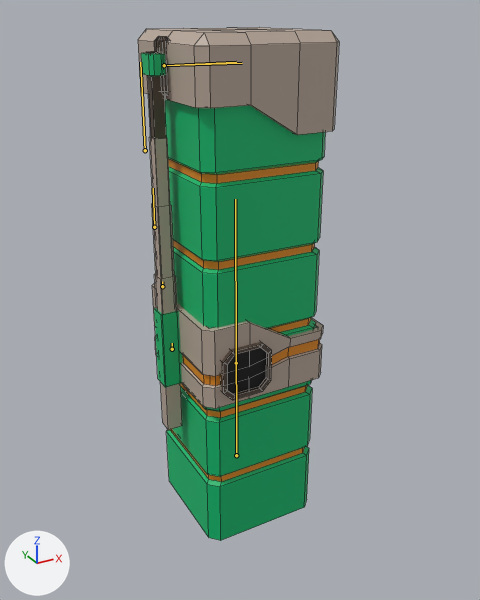
Before and after pictures for a commit that changed the FBX model Assets/Exports/BotFactoryAnim.fbx.
The view is the same before and after, from a 50 mm camera at (-6.57, -12.13, 7.67) aimed at (0.1, 0.0, 1.6). Lighting does not change. The marker at lower left points along +X, +Y and +Z. Both versions are drawn at frame 52 of the action 'BotFactory_Arma|BotFactory_BuildMedium'; the numbers are the values there. The bones that bend it are drawn over the model as lines. Mesh edges are drawn as thin lines.

Names of what the first picture shows: 'BotFactory_Mesh'.
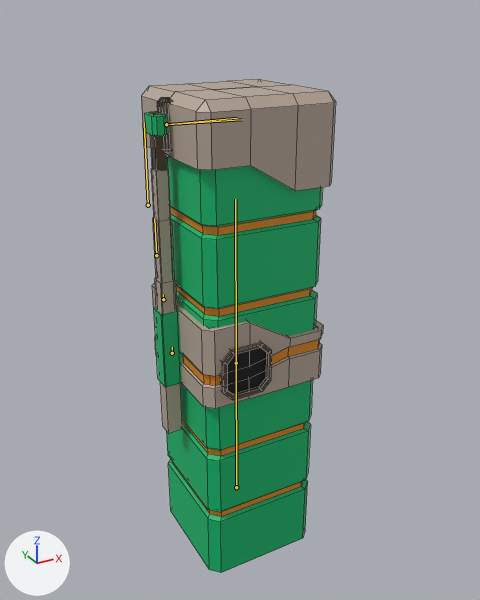
What the commit changed:
Bone 'Cover' (bone_cover) moves from (0.0, 3.65, 0.0) to (0.0, 2.65, 0.0).
Bone 'Arm1' (bone_arm1) moves from (0.0, 0.76, 0.0) to (0.0, 0.66, 0.0).
Bone 'Arm2' (bone_arm2) moves from (-0.01, 1.49, 0.0) to (-0.01, 1.3, 0.0).
Bone 'Arm3' (bone_arm3) moves from (-0.01, 1.29, 0.0) to (-0.01, 0.97, 0.0).
Bone 'Arm4' (bone_arm4) moves from (0.0, 0.75, 0.0) to (0.0, 0.29, 0.0).

Pixel boxes [x1, y1, x2, y2] of what changed, in the pictures (480 x 600 px):
'BotFactory_Mesh', posed: before [138, 27, 339, 540]; after [141, 80, 336, 573]
bone 'Cover', root to tip: before (236, 455) to (236, 313); after (236, 487) to (236, 351)
bone 'Arm1', root to tip: before (172, 349) to (172, 343); after (172, 353) to (172, 347)
bone 'Arm2', root to tip: before (162, 286) to (162, 281); after (163, 299) to (163, 294)
bone 'Arm3', root to tip: before (154, 227) to (153, 188); after (156, 255) to (154, 218)
bone 'Arm4', root to tip: before (145, 150) to (140, 62); after (148, 205) to (144, 122)
